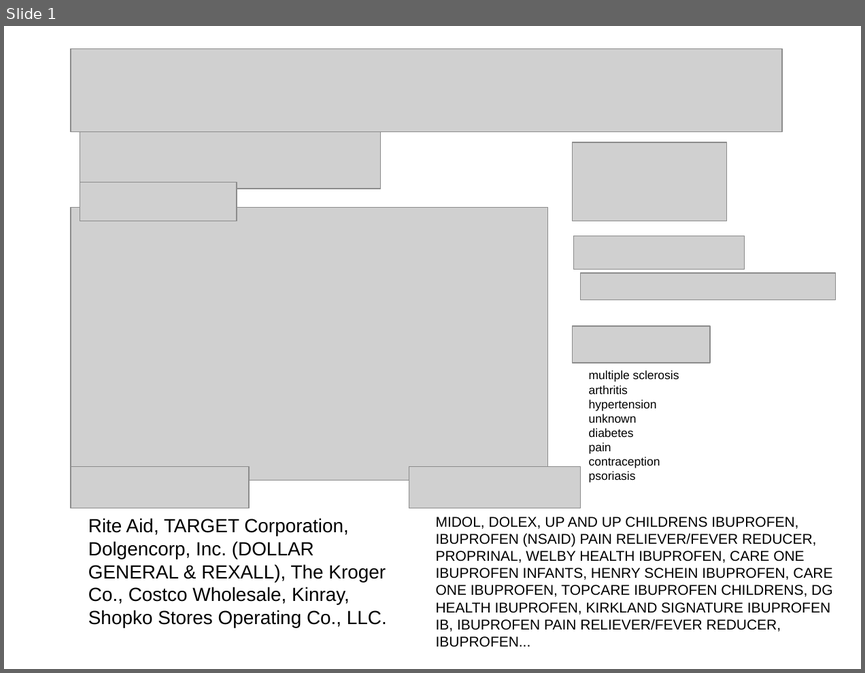
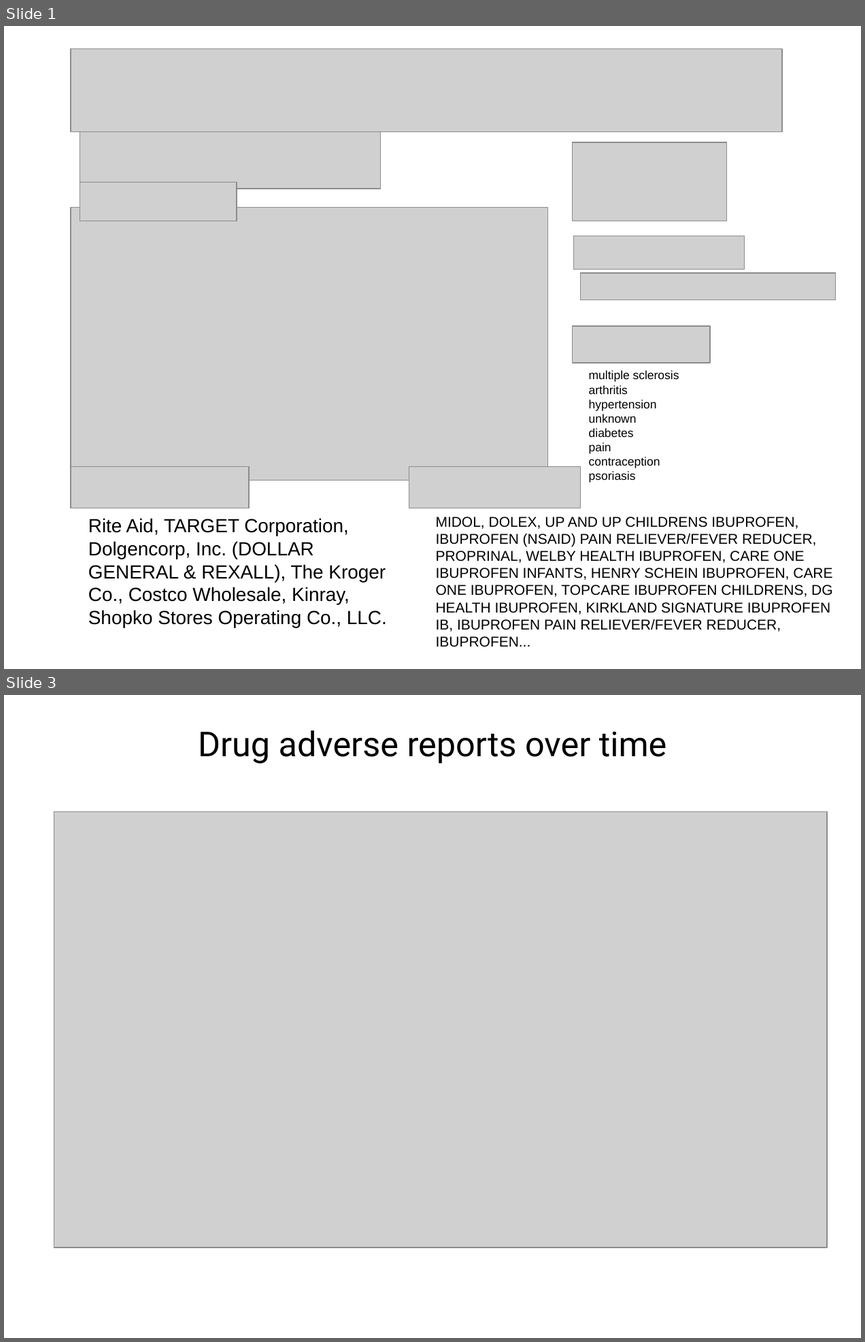
Before and after one commit to PluribusDigital/open-fda, a slide deck: doc/design_artifacts/drug_detail_mockup.pptx. Shown one above the other, each under a label of ours: slide 1 before the commit, slides 1 and 3 after it; the slides between them are not shown. The pictures are 865x673 and 865x1342 pixels, drawn with LibreOffice and Linux fonts; fonts in the diff are those of the drawing; grey boxes stand for pictures. Boxes give left, top, right and bottom in pixels: in the first picture for what was removed or moved away, otherwise in the second. Text is boxed around its words. In the diff, an @@ line names an element or a change of style, - is before the commit and + after.

Commit message:
Add mocks for detail views of adverse events and class explorer.

```diff
--- a/doc/design_artifacts/drug_detail_mockup.pptx
+++ b/doc/design_artifacts/drug_detail_mockup.pptx
@@ slide 3 added at [4, 695, 861, 1338], background #FFFFFF @@
@@ title added at [198, 730, 667, 764], 28.8 pt, text #000000 @@
+Drug adverse reports over time
@@ picture added at [54, 811, 827, 1246] @@
```
Also in this commit, not shown: 2 other slides added.
